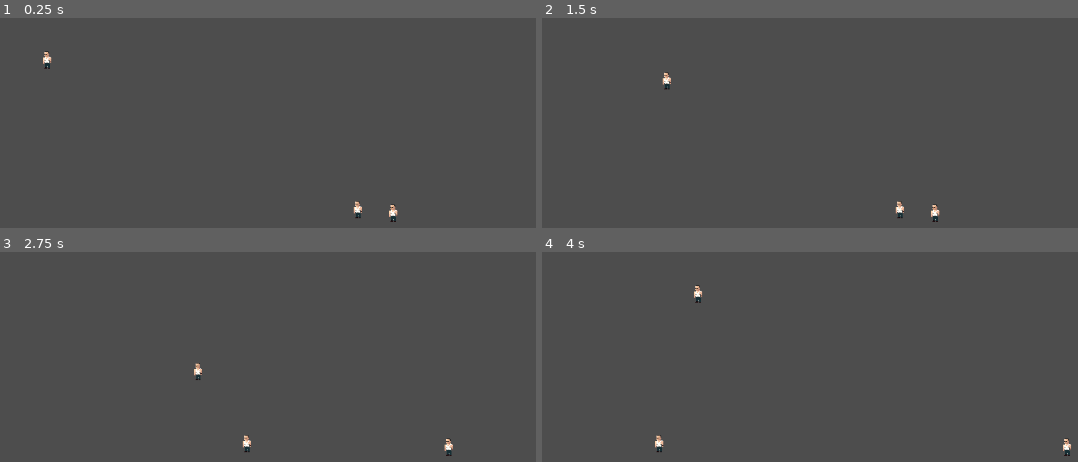
Above: before the commit, frames 1-4 (two rows, left to right).
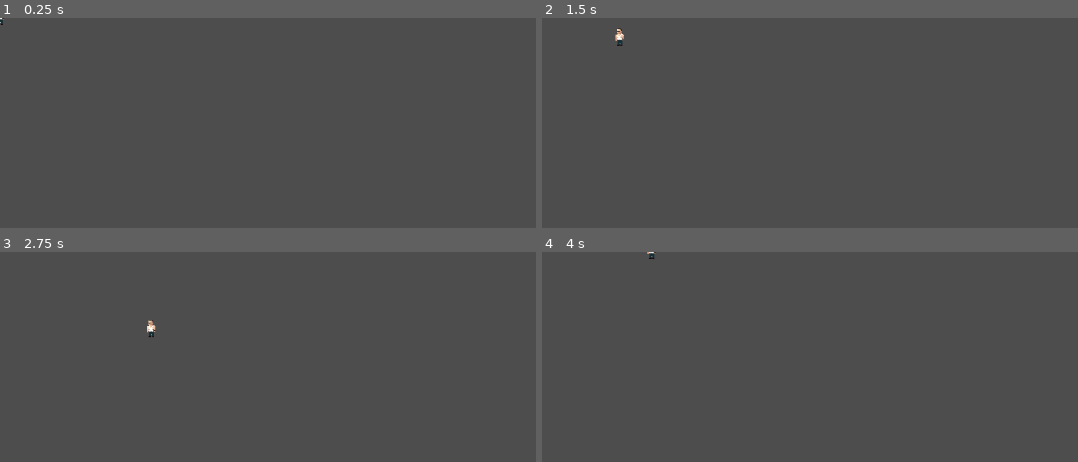
Above: after the commit, the same moments.

Repository: ante-perkovic/ludum-dare
Game: Godot game, scene res://Characters/player.tscn
Two runs of this game, one before a commit and one after it. Both use one fixed random seed, a clock stepped at 60 frames per second and the inputs below. Before the commit the project starts from res://Levels/intro_level.tscn.
Inputs (mouse positions are in pixels of both pictures, inside the frame that each line leads up to):
- Up to frame 1 (0.25 s): no input
- Up to frame 2 (1.5 s): tap Enter at 0.5 s; move the mouse to (outside the picture) at 0.52 s; hold D (right) 0.53-1.28 s; hold Space (spacebar, bound only after the commit) 0.53-1.28 s; move the mouse to (outside the picture) at 1.27 s; hold S (down) from 1.28 s (still down); tap Space (spacebar, bound only after the commit) at 1.35 s
- Up to frame 3 (2.75 s): move the mouse to (477, 378) at 2.02 s; release S (down) at 2.03 s; hold D (right) from 2.03 s (still down); hold Space (spacebar, bound only after the commit) from 2.03 s (still down)
- Up to frame 4 (4 s): move the mouse to (outside the picture) at 2.77 s; release D (right) at 2.78 s; release Space (spacebar, bound only after the commit) at 2.78 s; hold W (up) 2.78-3.53 s; tap Space (spacebar, bound only after the commit) at 2.85 s; move the mouse to (outside the picture) at 3.52 s; hold A (left) from 3.53 s (still down); hold Space (spacebar, bound only after the commit) from 3.53 s (still down)

The runs differ from the first frame. In frame 1, 0.3% of the frame differs, in the area x 0-75%, y 0-98%; in frame 2, 0.4%, in the area x 13-75%, y 4-98%; in frame 3, 0.4%; in frame 4, 0.3%.

Commit message:
MC can shoot projectiles

Diff:
--- a/ludumdaregame/Characters/npc.tscn
+++ b/ludumdaregame/Characters/npc.tscn
@@ -1,7 +1,7 @@
 [gd_scene load_steps=4 format=3 uid="uid://ut4nv5i3oc5s"]
 
 [ext_resource type="Script" uid="uid://8j6wn66otta5" path="res://Characters/npc.gd" id="1_32lk6"]
-[ext_resource type="Texture2D" uid="uid://b37yj21a2i5ax" path="res://Art/image.png" id="1_ideak"]
+[ext_resource type="Texture2D" uid="uid://b37yj21a2i5ax" path="res://Assets/image.png" id="1_ideak"]
 
 [sub_resource type="RectangleShape2D" id="RectangleShape2D_64dcp"]
 size = Vector2(12, 25)
--- a/ludumdaregame/Characters/player.gd
+++ b/ludumdaregame/Characters/player.gd
@@ -1,5 +1,6 @@
 extends CharacterBody2D
 @export var player_move_speed: float = 150
+@export var projectile_scene: PackedScene = preload("res://Characters/projectile.tscn")
 
 func _physics_process(_delta):
 	#Get input direction
@@ -15,3 +16,26 @@
 
 	#Move and Slide function uses velocity or character body to move the character on map
 	move_and_slide()
+
+# checks input events
+func _input(event: InputEvent) -> void:
+	if event.is_action_pressed("spacebar"):
+		shoot_projectile()
+
+# function for shooting
+func shoot_projectile():
+
+	# create projectile and set its position
+	var projectile = projectile_scene.instantiate()
+	projectile.global_position = global_position
+
+	# calc projectile direction
+	var target: Vector2 = get_global_mouse_position()
+	var direction: Vector2 = (target-global_position).normalized()
+
+	# set projectile velocity and rotate
+	projectile.velocity = direction * projectile.speed
+	projectile.rotation = direction.angle()
+
+	# add projectile to scene tree
+	get_parent().add_child(projectile)
--- a/ludumdaregame/Characters/player.tscn
+++ b/ludumdaregame/Characters/player.tscn
@@ -1,6 +1,6 @@
 [gd_scene load_steps=4 format=3 uid="uid://cn2yww38pccv6"]
 
-[ext_resource type="Texture2D" uid="uid://b37yj21a2i5ax" path="res://Art/image.png" id="1_5mj4t"]
+[ext_resource type="Texture2D" uid="uid://b37yj21a2i5ax" path="res://Assets/image.png" id="1_5mj4t"]
 [ext_resource type="Script" uid="uid://cy2fyjv64so4l" path="res://Characters/player.gd" id="1_eovys"]
 
 [sub_resource type="RectangleShape2D" id="RectangleShape2D_5mj4t"]
--- /dev/null
+++ b/ludumdaregame/Characters/projectile.gd
@@ -0,0 +1,21 @@
+extends Node2D
+
+
+var velocity: Vector2 = Vector2.ZERO
+
+@export var speed = 500
+
+# Called when the node enters the scene tree for the first time.
+func _ready() -> void:
+	pass
+
+# Called every frame. 'delta' is the elapsed time since the previous frame.
+func _process(delta: float) -> void:
+	position += velocity * delta
+
+# called when something enteres body
+func _on_area_2d_body_entered(body: Node2D) -> void:
+	print("tu") # Replace with function body.
+
+# TODO:
+# destroy when out of map
--- /dev/null
+++ b/ludumdaregame/Characters/projectile.tscn
@@ -0,0 +1,17 @@
+[gd_scene load_steps=3 format=3 uid="uid://bl2fh1rdgax3c"]
+
+[ext_resource type="Script" uid="uid://bk1tb0ktmsk5t" path="res://Characters/projectile.gd" id="1_cquv2"]
+
+[sub_resource type="CircleShape2D" id="CircleShape2D_5jp1e"]
+
+[node name="Projectile" type="Node2D"]
+script = ExtResource("1_cquv2")
+
+[node name="Area2D" type="Area2D" parent="."]
+
+[node name="CollisionShape2D" type="CollisionShape2D" parent="Area2D"]
+shape = SubResource("CircleShape2D_5jp1e")
+debug_color = Color(0.939871, 0.168677, 0.454205, 0.42)
+
+[connection signal="body_entered" from="Area2D" to="." method="_on_area_2d_body_entered"]
+[connection signal="tree_entered" from="Area2D/CollisionShape2D" to="." method="_on_collision_shape_2d_tree_entered"]
--- a/ludumdaregame/project.godot
+++ b/ludumdaregame/project.godot
@@ -11,7 +11,7 @@
 [application]
 
 config/name="ludumDareGame"
-run/main_scene="uid://bbbx1r7vk2ceu"
+run/main_scene="uid://cn2yww38pccv6"
 config/features=PackedStringArray("4.4", "Forward Plus")
 config/icon="res://icon.svg"
 
@@ -41,6 +41,11 @@
 , Object(InputEventKey,"resource_local_to_scene":false,"resource_name":"","device":-1,"window_id":0,"alt_pressed":false …(186 unchanged characters)…
 ]
 }
+spacebar={
+"deadzone": 0.2,
+"events": [Object(InputEventKey,"resource_local_to_scene":false,"resource_name":"","device":0,"window_id":0,"alt_pressed":false,"shift_pressed":false,"ctrl_pressed":false,"meta_pressed":false,"pressed":false,"keycode":0,"physical_keycode":32,"key_label":0,"unicode":0,"location":0,"echo":false,"script":null)
+]
+}
 
 [rendering]
 
Not shown, added: ludumdaregame/Characters/projectile.gd.uid
